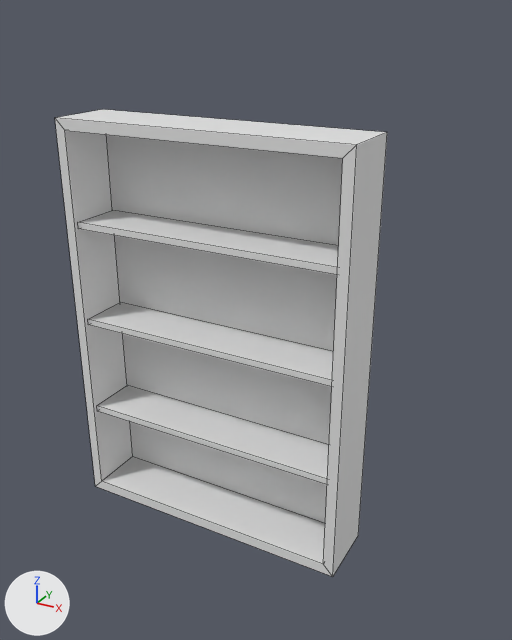
Two versions of the FBX model Assets/Meshes/PROPS/SM_Shelf_01.fbx, one commit apart.
One viewpoint serves both versions: a 50 mm lens placed at (2.3, -2.69, 2.39), pointed at (0.92, -0.17, 1.12). Lighting does not change. The marker at lower left points along +X, +Y and +Z. Mesh edges are drawn as thin lines. Where no turn or scale is listed for an object, it has been applied to the vertices.

In view in the first picture: 'SM_Shelf_01'.
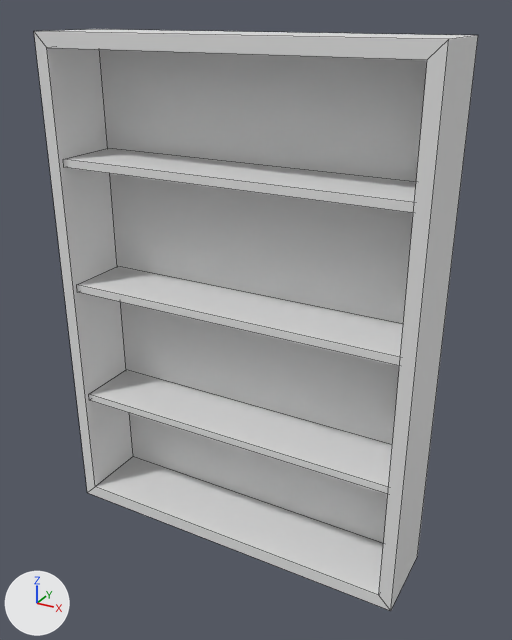
Changed parts and their boxes [x1, y1, x2, y2] in the pictures (512 x 640 px; the box of a moved part takes in the faces that stretch with it):
'SM_Shelf_01', reshaped (34% wider, 24% taller)
    before: [55, 109, 387, 577]
    after: [34, 29, 478, 611]
part 1 of me_mesh, moved or reshaped
    before: [55, 109, 387, 577]
    after: [34, 29, 478, 611]
part 2 of me_mesh, moved or reshaped
    before: [78, 210, 339, 275]
    after: [63, 148, 416, 213]
part 3 of me_mesh, moved or reshaped
    before: [88, 303, 333, 387]
    after: [77, 266, 403, 366]
part 4 of me_mesh, moved or reshaped
    before: [97, 386, 329, 485]
    after: [89, 370, 392, 494]

Diff of the bpy script that builds the scene:
```diff
--- a/Assets/Meshes/PROPS/SM_Shelf_01.fbx.py
+++ b/Assets/Meshes/PROPS/SM_Shelf_01.fbx.py
@@ me_mesh @@
 me_mesh.from_pydata(...)  # 40 vertices, 32 faces; spans x 0.0..1.4, y -0.32..0.0, z 0.0..1.95
 # used by ob_sm_shelf_01; location = (0.0, 0.0, 0.0)
+# me_mesh part 1: the loose piece of 16 vertices spanning x 0.0..1.4, y -0.32..0.0, z 0.0..1.95 is scaled about the mesh origin by (1.21, 1.2, 1.18)
+# me_mesh part 2: the loose piece of 8 vertices spanning x 0.05..1.35, y -0.3..-0.05, z 1.45..1.48 is scaled about the mesh origin by (1.22, 1.2, 1.2)
+# me_mesh part 3: the loose piece of 8 vertices spanning x 0.05..1.35, y -0.3..-0.05, z 0.97..1.0 is scaled about the mesh origin by (1.22, 1.2, 1.2)
+# me_mesh part 4: the loose piece of 8 vertices spanning x 0.05..1.35, y -0.3..-0.05, z 0.48..0.51 is scaled about the mesh origin by (1.22, 1.2, 1.2)
```
